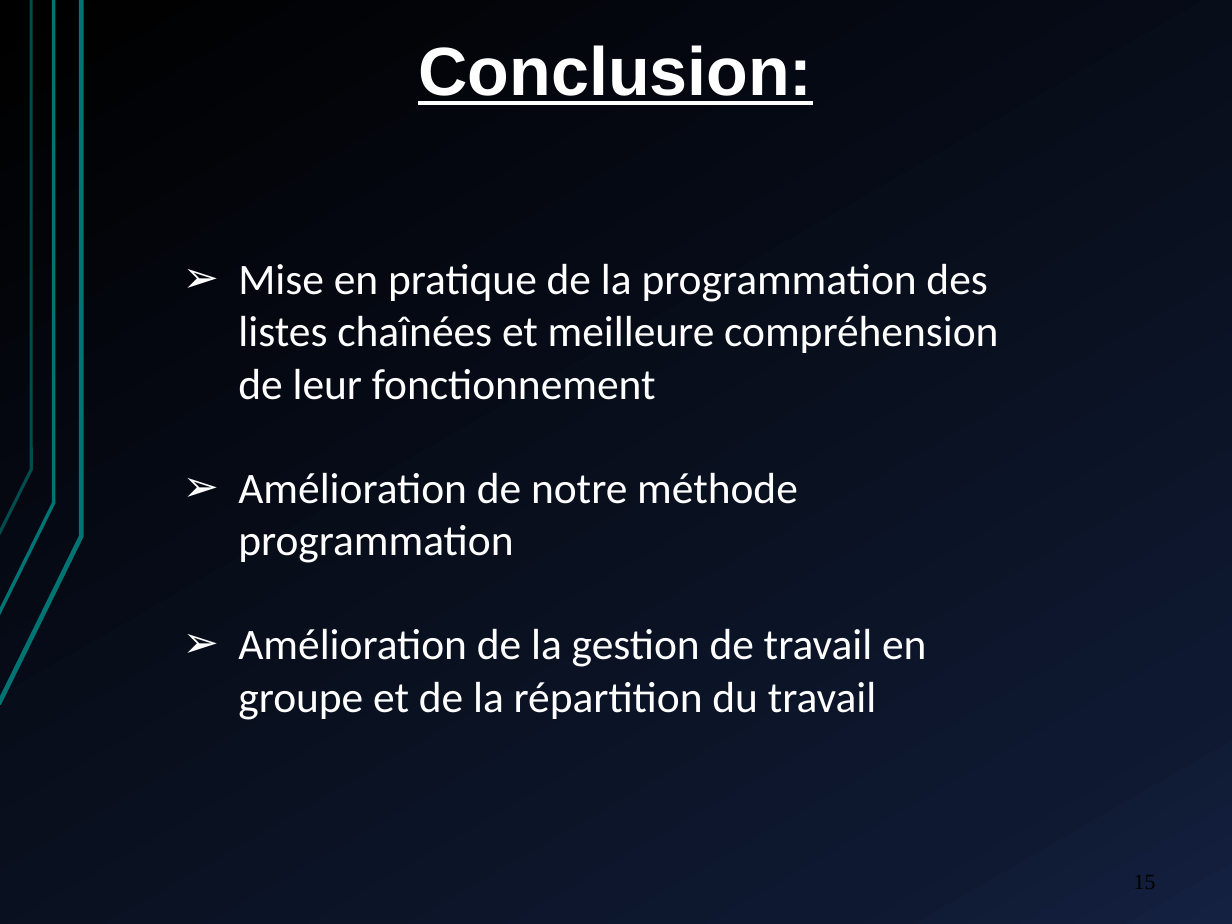
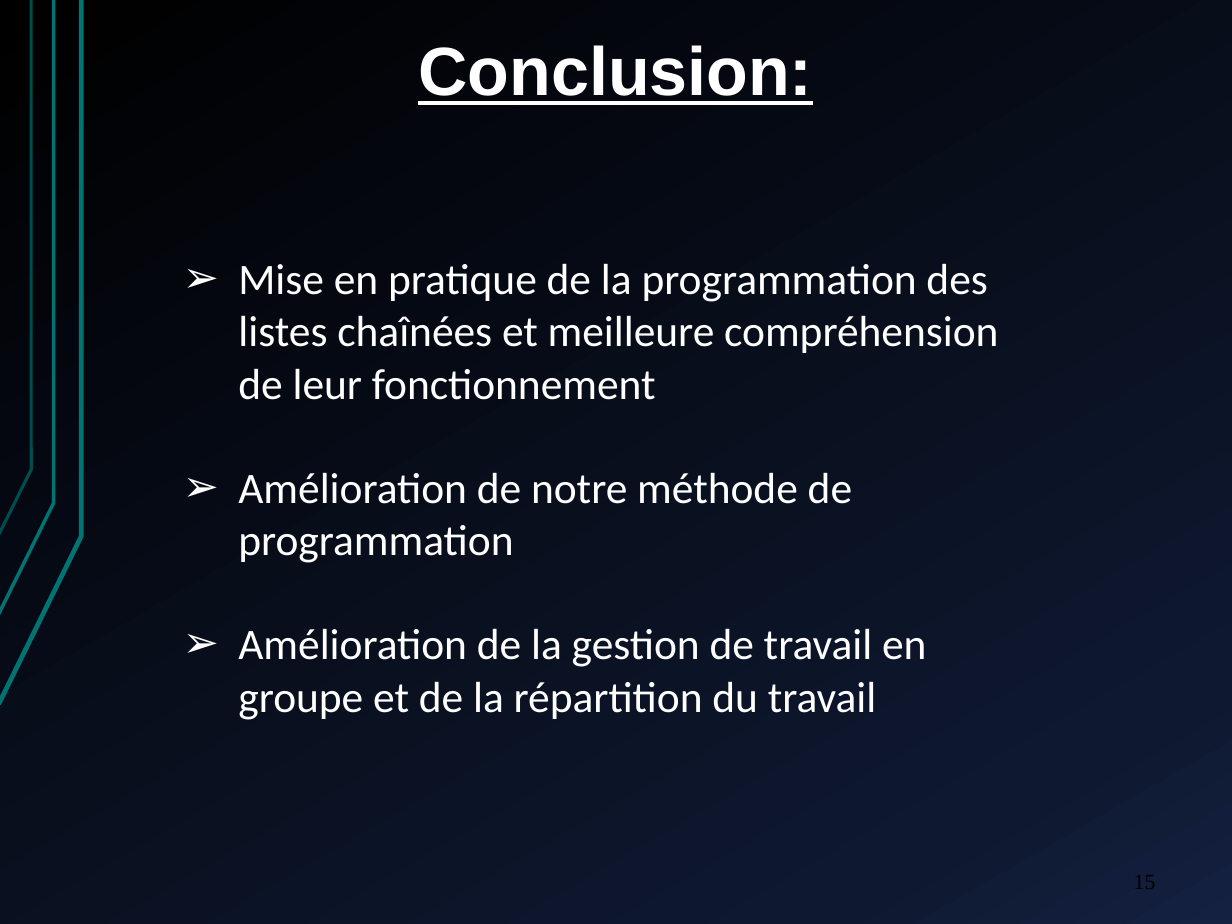
Before and after one commit to Camtouille/Projet-Gestion-Lignes-de-Trams, a slide deck: slide 15 of Présentation Programme Tram-Train.pptx. Drawn at 1232x924 pixels with LibreOffice and Linux fonts; fonts in the diff are those of the drawing. Boxes give left, top, right and bottom in pixels: in the first picture for what was removed or moved away, otherwise in the second. Text is boxed around its words. In the diff, an @@ line names an element or a change of style, - is before the commit and + after.

```diff
--- a/Présentation Programme Tram-Train.pptx
+++ b/Présentation Programme Tram-Train.pptx
@@ text at [238, 472, 852, 563]: text changed @@
-➢ Amélioration de notre méthode programmation
+➢ Amélioration de notre méthode de programmation
```
